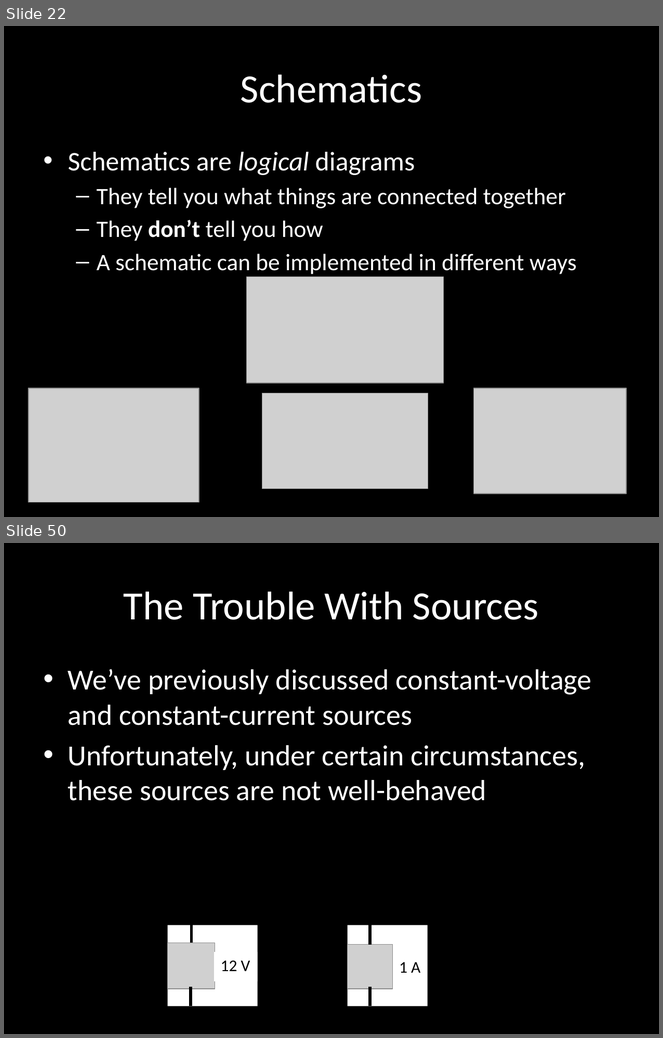
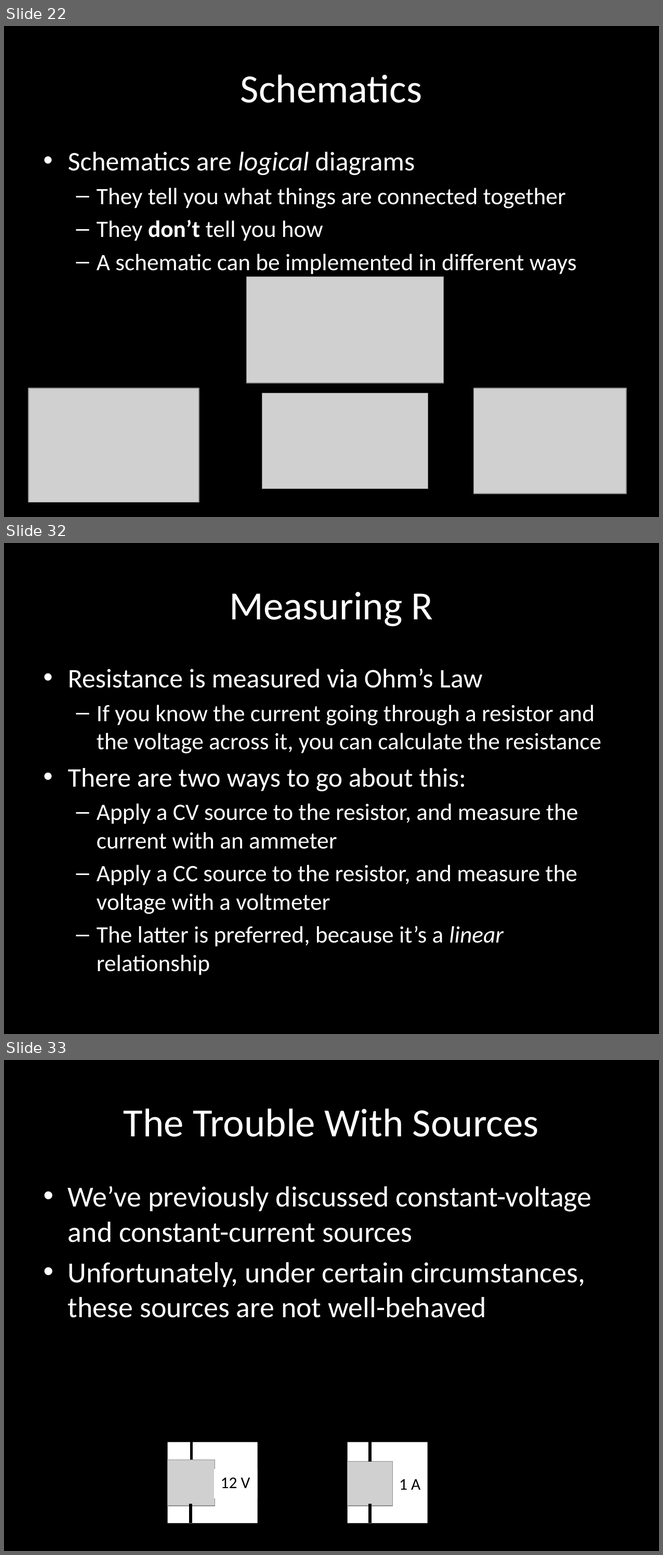
Before and after one commit to carlosgj/FRC-Training, a slide deck: Electronics 101.pptx. Shown one above the other, each under a label of ours: slides 22 and 50 before the commit, slides 22, 32 and 33 after it; the slides between them are not shown. The pictures are 663x1038 and 663x1555 pixels, drawn with LibreOffice and Linux fonts; fonts in the diff are those of the drawing; grey boxes stand for pictures; background and template pictures are left out. Boxes give left, top, right and bottom in pixels: in the first picture for what was removed or moved away, otherwise in the second. Text is boxed around its words. In the diff, an @@ line names an element or a change of style, - is before the commit and + after.

```diff
--- a/Electronics 101.pptx
+++ b/Electronics 101.pptx
@@ slide 32 added at box(4, 543, 659, 1034), background #000000 @@
@@ title added at box(230, 592, 434, 627), 44 pt, text #FFFFFF @@
+Measuring R
@@ text added at box(68, 668, 601, 976), 25.9 pt, text #FFFFFF @@
+• Resistance is measured via Ohm’s Law
+  – If you know the current going through a resistor and the voltage across it, you can calculate the resistance
+• There are two ways to go about this:
+  – Apply a CV source to the resistor, and measure the current with an ammeter
+  – Apply a CC source to the resistor, and measure the voltage with a voltmeter
+  – The latter is preferred, because it’s a linear relationship
@@ what was slide 50 is now slide 33 @@
```
Also in this commit, not shown: 2 slides changed, 9 other slides added.
